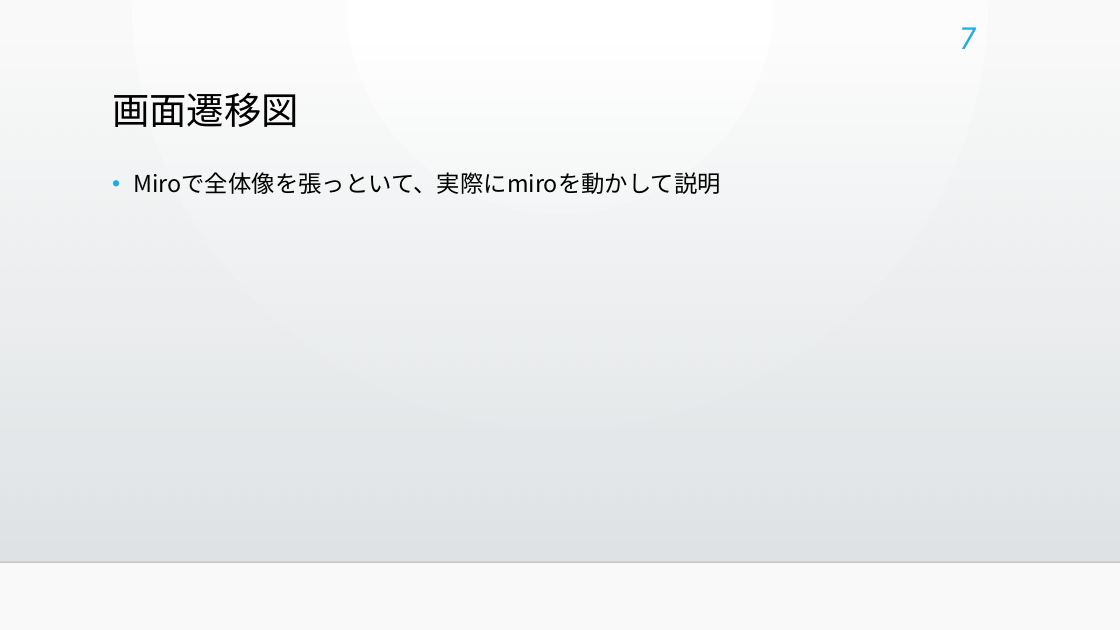
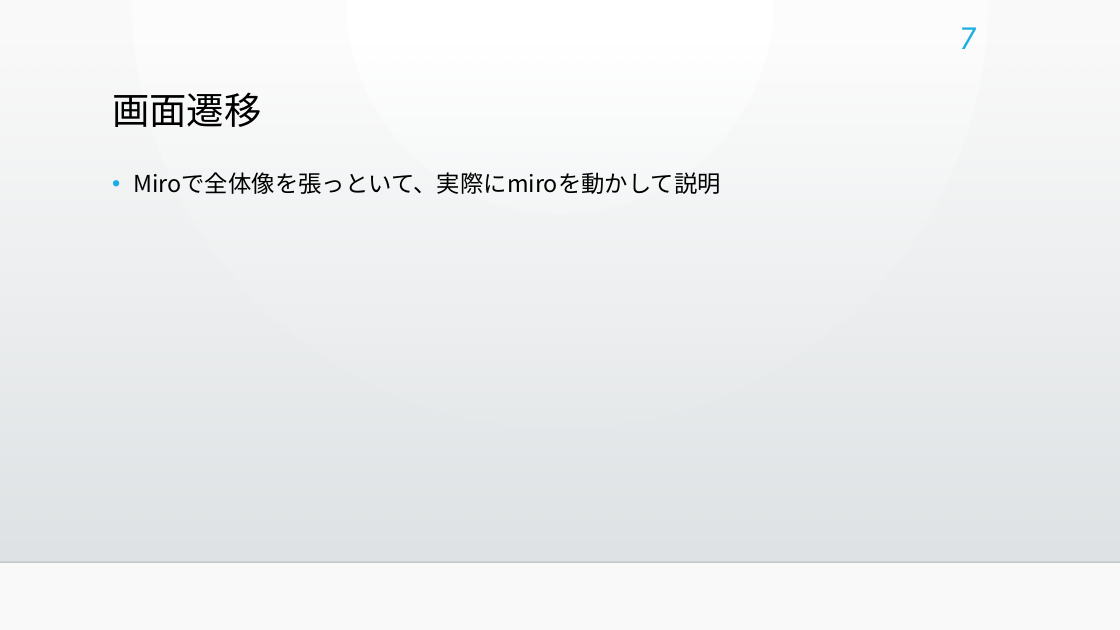
Before and after one commit to bicity2/ICT_GP, a slide deck: slide 7 of 00_参照ファイル/10_管理/書籍管理システム.pptx. Drawn at 1120x630 pixels with LibreOffice and Linux fonts; fonts in the diff are those of the drawing; background and template pictures are left out. Boxes give left, top, right and bottom in pixels: in the first picture for what was removed or moved away, otherwise in the second. Text is boxed around its words. In the diff, an @@ line names an element or a change of style, - is before the commit and + after.

```diff
--- a/00_参照ファイル/10_管理/書籍管理システム.pptx
+++ b/00_参照ファイル/10_管理/書籍管理システム.pptx
@@ title at [112,92,261,127]: text changed @@
-画面遷移図
+画面遷移
```
Also in this commit, not shown: 4 other slides changed, 5 slides added, 1 slide removed.
